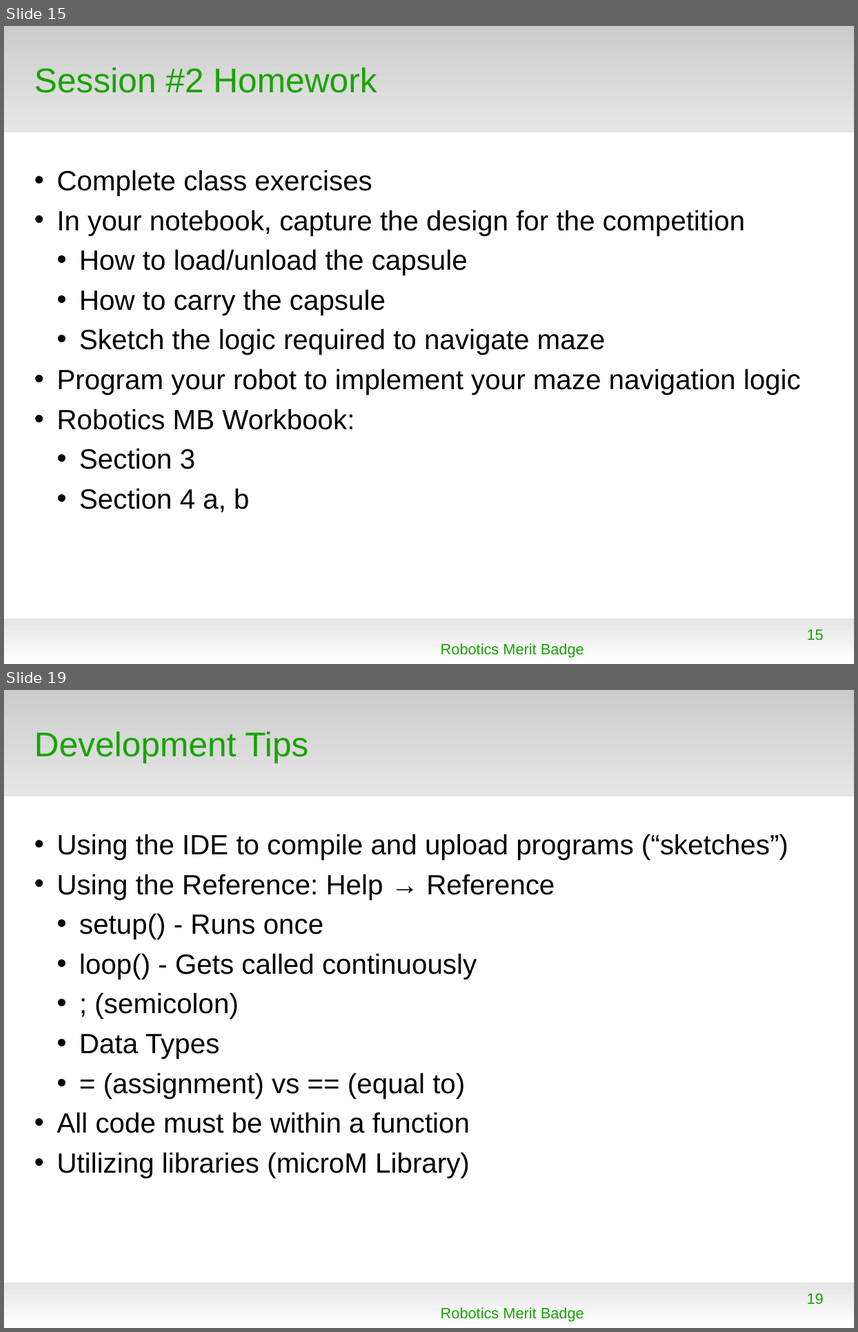
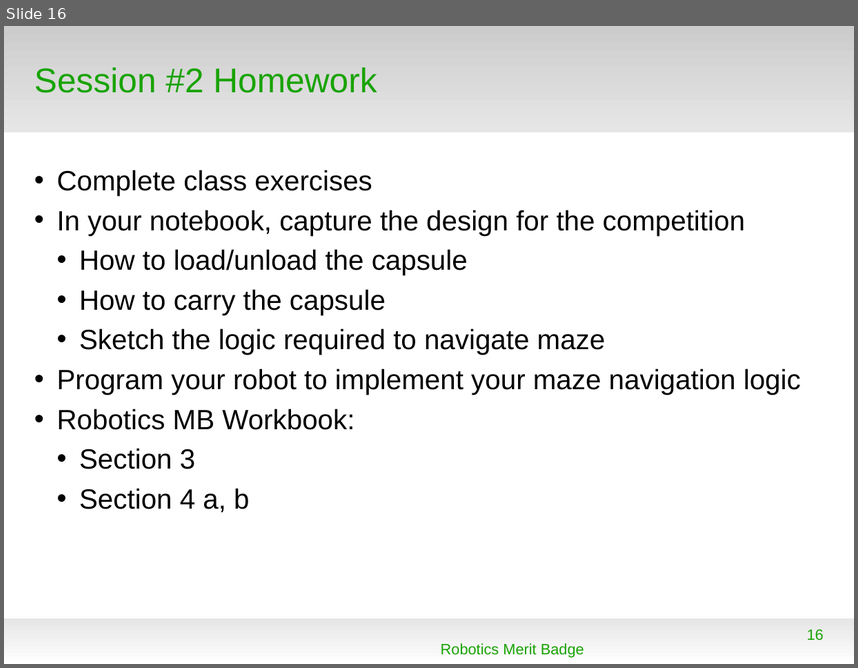
Before and after one commit to spiderman-2099/RoboticsMB, a slide deck: doc/RMB_Session2.odp. Shown one above the other, each under a label of ours: slides 15 and 19 before the commit, slide 16 after it; the slides between them are not shown. The pictures are 858x1332 and 858x668 pixels, drawn with LibreOffice and Linux fonts; fonts in the diff are those of the drawing; background and template pictures are left out. Boxes give left, top, right and bottom in pixels: in the first picture for what was removed or moved away, otherwise in the second. Text is boxed around its words. In the diff, an @@ line names an element or a change of style, - is before the commit and + after.

```diff
--- a/doc/RMB_Session2.odp
+++ b/doc/RMB_Session2.odp
@@ slide 19 removed at (x1=4, y1=690, x2=854, y2=1328), background #FFFFFF; not listed: 2 template elements that a slide beside it also shows @@
@@ title removed at (x1=34, y1=731, x2=308, y2=763) @@
-Development Tips
@@ text removed at (x1=57, y1=834, x2=789, y2=1178) @@
-• Using the IDE to compile and upload programs (“sketches”)
-• Using the Reference: Help → Reference
-  • setup() - Runs once
-  • loop() - Gets called continuously
-  • ; (semicolon)
-  • Data Types
-  • = (assignment) vs == (equal to)
-• All code must be within a function
-• Utilizing libraries (microM Library)
@@ text removed at (x1=441, y1=1307, x2=584, y2=1321) @@
-Robotics Merit Badge
@@ page number removed at (x1=807, y1=1293, x2=824, y2=1303) @@
-19
@@ what was slide 15 is now slide 16 @@
@@ page number at (x1=807, y1=629, x2=824, y2=639): text changed @@
-15
+16
```
Also in this commit, not shown: 1 slide changed, 1 slide added, 11 other slides removed, 2 other files.
